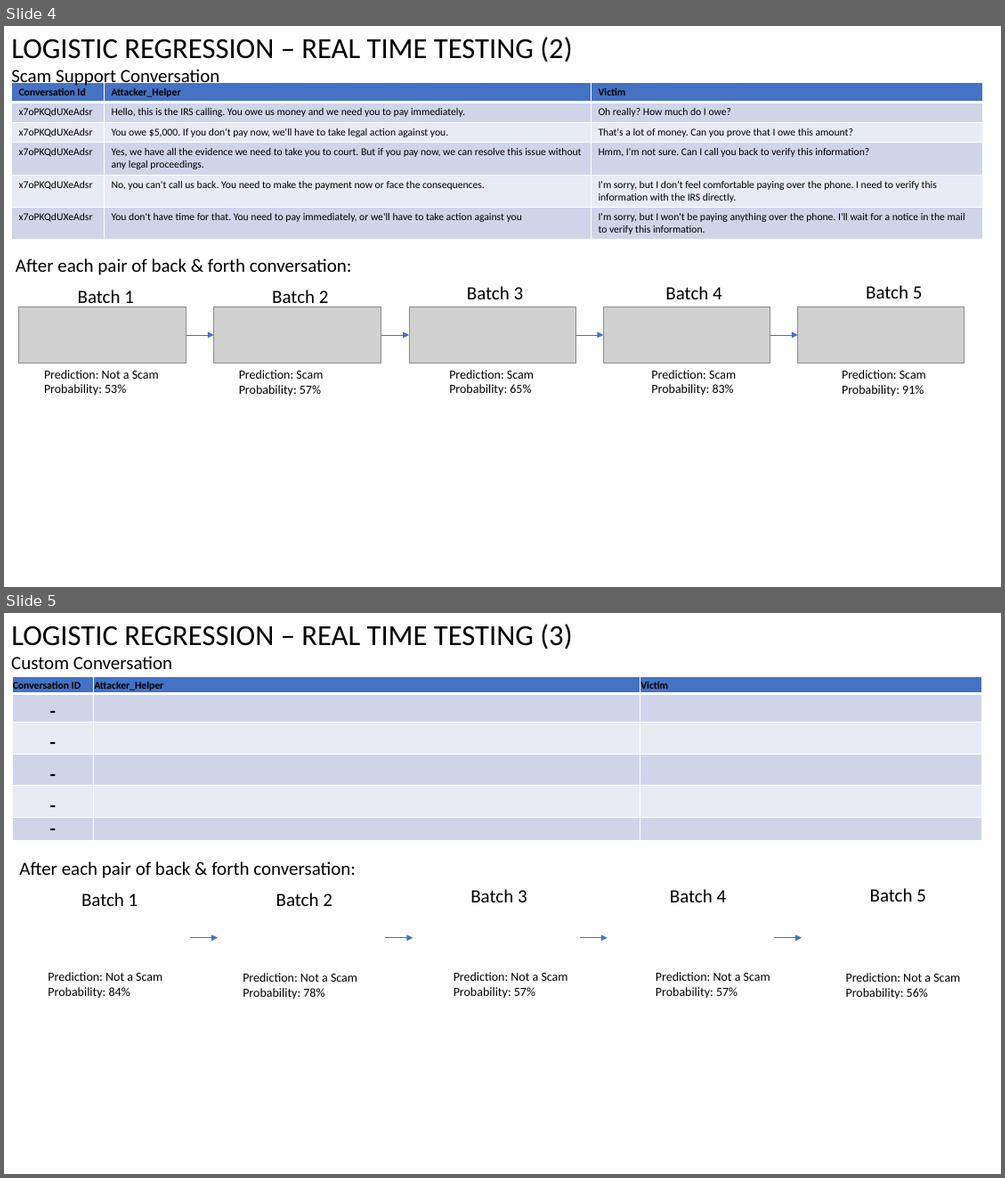
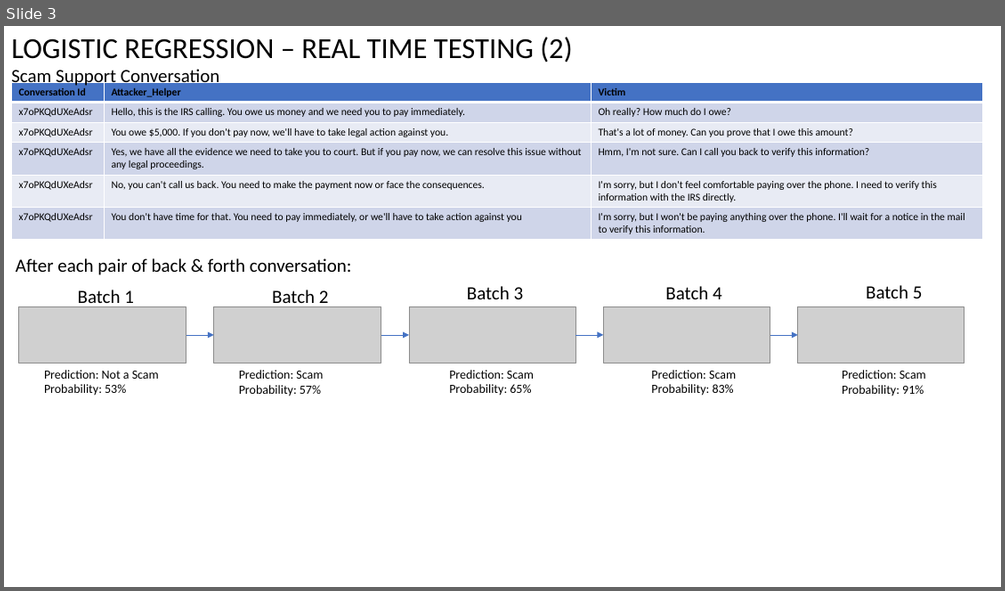
Before and after one commit to Naveenramana/Minor-project-, a slide deck: Testing Results/Vishing_Testing_Results_v2.0.pptx. Shown one above the other, each under a label of ours: slides 4 and 5 before the commit, slide 3 after it. The pictures are 1005x1178 and 1005x591 pixels, drawn with LibreOffice and Linux fonts; fonts in the diff are those of the drawing; grey boxes stand for pictures. Boxes give left, top, right and bottom in pixels: in the first picture for what was removed or moved away, otherwise in the second. Text is boxed around its words. In the diff, an @@ line names an element or a change of style, - is before the commit and + after.

Commit message:
Revert "Delivarable Word, Testing Results PPT"
This reverts commit 1f82f19282e63a5e22f688fc8148fb6dee101658.

```diff
--- a/Testing Results/Vishing_Testing_Results_v2.0.pptx
+++ b/Testing Results/Vishing_Testing_Results_v2.0.pptx
@@ slide 5 removed at bbox=[4, 613, 1001, 1174], background #FFFFFF @@
@@ text removed at bbox=[11, 624, 572, 649] @@
-LOGISTIC REGRESSION – REAL TIME TESTING (3)
@@ text removed at bbox=[11, 656, 172, 669] @@
-Custom Conversation
@@ table removed at bbox=[12, 676, 982, 840], 6 rows, 3 columns @@
-Conversation ID | Attacker_Helper | Victim
-- |  | 
-- |  | 
-- |  | 
-- |  | 
-- |  | 
@@ text removed at bbox=[19, 861, 356, 878] @@
-After each pair of back & forth conversation:
@@ text removed at bbox=[81, 892, 138, 906] @@
-Batch 1
@@ text removed at bbox=[276, 892, 332, 906] @@
-Batch 2
@@ text removed at bbox=[470, 889, 527, 902] @@
-Batch 3
@@ text removed at bbox=[670, 889, 727, 902] @@
-Batch 4
@@ text removed at bbox=[870, 888, 926, 901] @@
-Batch 5
@@ arrow removed from (190, 938) to (218, 938) @@
@@ arrow removed from (386, 938) to (413, 938) @@
@@ arrow removed from (580, 938) to (607, 938) @@
@@ arrow removed from (774, 938) to (802, 938) @@
@@ text removed at bbox=[48, 972, 162, 998] @@
-Prediction: Not a Scam
-Probability: 84%
@@ text removed at bbox=[243, 973, 357, 999] @@
-Prediction: Not a Scam
-Probability: 78%
@@ text removed at bbox=[453, 972, 568, 998] @@
-Prediction: Not a Scam
-Probability: 57%
@@ text removed at bbox=[655, 972, 770, 998] @@
-Prediction: Not a Scam
-Probability: 57%
@@ text removed at bbox=[846, 973, 960, 999] @@
-Prediction: Not a Scam
-Probability: 56%
@@ what was slide 4 is now slide 3 @@
```
Also in this commit, not shown: 2 slides changed, 3 other slides removed, 10 other files.
